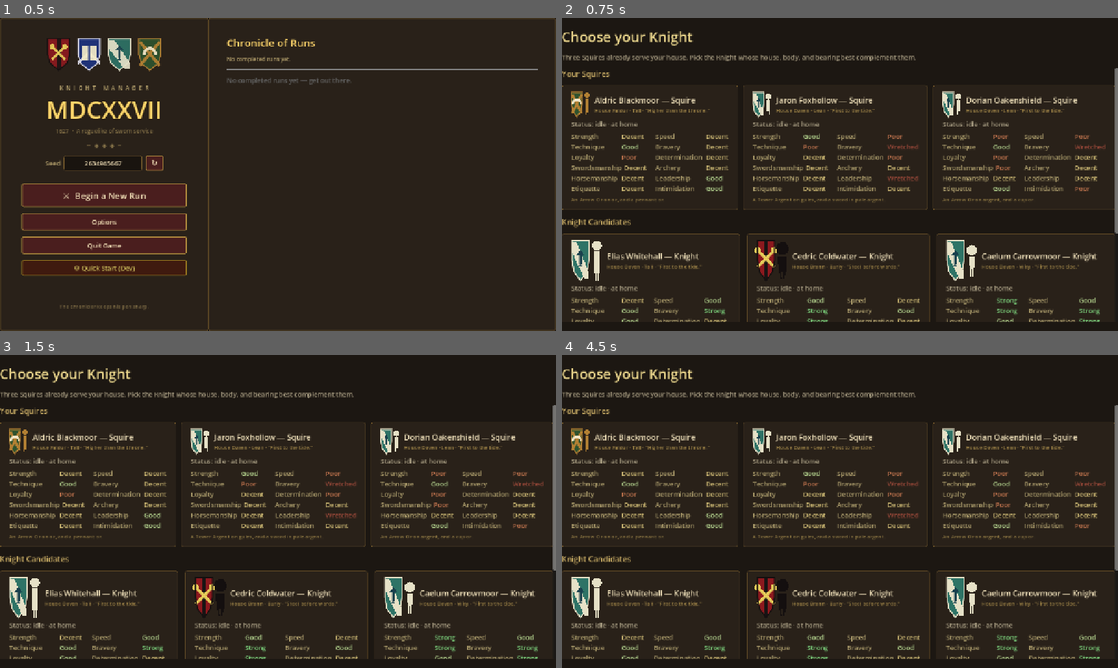
Above: before the commit, frames 1-4 (two rows, left to right).
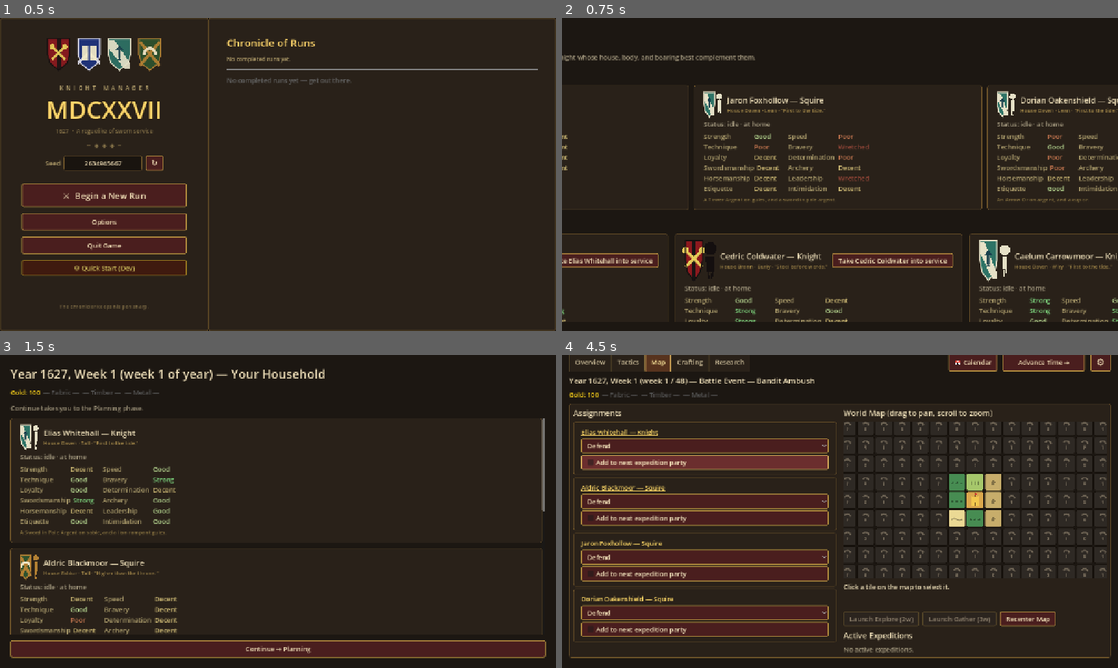
Above: after the commit, the same moments.

Repository: Jackz0Knight/KM27
Game: Godot game, scene res://scenes/Main.tscn
Same seed, same stepped clock (60 frames per second), same inputs: the game is played once before the commit and once after it.
Inputs (mouse positions are in pixels of both pictures, inside the frame that each line leads up to):
- Up to frame 1 (0.5 s): no input
- Up to frame 2 (0.75 s): click "⚔ Begin a New Run" at 0.5 s
- Up to frame 3 (1.5 s): click (38, 599) at 1.25 s, where only the run after the commit has a clickable "Take Elias Whitehall into ser…"
- Up to frame 4 (4.5 s): click (840, 649) at 2 s, where only the run after the commit has a clickable "Continue → Planning"; click (840, 420) at 2.75 s, where only the run after the commit has a clickable "Begin"; click (706, 461) at 3.5 s, where only the run after the commit has a clickable "Add to next expedition party"; click (706, 461) at 4.25 s, where only the run after the commit has a clickable "Add to next expedition party"

Frame 1 is identical in both runs. In frame 2, 16% of the frame differs, in the area x 0-100%, y 4-98%; in frame 3, 21%; in frame 4, 35%, in the area x 0-100%, y 0-98%.

Commit message:
fix(ui): unblock chooser + stop overflow on overview screens
Three follow-ups after the chronicle/heraldry additions made unit cards
tall enough to overflow several screens.

- Knight Chooser: the "Take into service" button lived at the bottom of
  the card, past the chronicle paragraph + oath, so at 1080p the player
  couldn't reach it and got stuck on the chooser. Moved into the header
  row next to the name (UnitCard.build) so it's always visible whether
  or not the rest scrolls. Squires + Planning Overview cards don't pass
  on_choose, so no button renders for them.

- Planning Overview tab: RosterCards was a bare VBoxContainer with no
  scroll wrapper. Wrapped in OverviewScroll (ScrollContainer,
  horizontal_scroll_mode=DISABLED) and re-pointed the @onready.

- Knight Overview: the 3-column Columns HBox had no scroll either, so
  the heroic chronicle card + stats blocks + recent-activity column
  could push content off-screen. Wrapped Columns in ColumnsScroll and
  re-pointed every @onready in knight_overview.gd.

Co-Authored-By: Claude Opus 4.7 <noreply@anthropic.com>

Diff:
--- a/scenes/screens/knight_overview.tscn
+++ b/scenes/screens/knight_overview.tscn
@@ -56,18 +56,24 @@
 theme_override_font_sizes/font_size = 18
 modulate = Color(0.78, 0.78, 0.78, 1)
 
-[node name="Columns" type="HBoxContainer" parent="Margin/VBox"]
+[node name="ColumnsScroll" type="ScrollContainer" parent="Margin/VBox"]
 layout_mode = 2
+size_flags_vertical = 3
+horizontal_scroll_mode = 0
+
+[node name="Columns" type="HBoxContainer" parent="Margin/VBox/ColumnsScroll"]
+layout_mode = 2
+size_flags_horizontal = 3
 size_flags_vertical = 3
 theme_override_constants/separation = 18
 
-[node name="LeftCol" type="VBoxContainer" parent="Margin/VBox/Columns"]
+[node name="LeftCol" type="VBoxContainer" parent="Margin/VBox/ColumnsScroll/Columns"]
 layout_mode = 2
 size_flags_horizontal = 3
 size_flags_stretch_ratio = 1.1
 theme_override_constants/separation = 10
 
-[node name="ChronicleSlot" type="VBoxContainer" parent="Margin/VBox/Columns/LeftCol"]
+[node name="ChronicleSlot" type="VBoxContainer" parent="Margin/VBox/ColumnsScroll/Columns/LeftCol"]
 layout_mode = 2
 size_flags_vertical = 3
 theme_override_constants/separation = 8
@@ -78,18 +84,18 @@
 size_flags_stretch_ratio = 1.0
 theme_override_constants/separation = 8
 
-[node name="StatsHeader" type="Label" parent="Margin/VBox/Columns/MidCol"]
+[node name="StatsHeader" type="Label" parent="Margin/VBox/ColumnsScroll/Columns/MidCol"]
 layout_mode = 2
 text = "Stats"
 theme_override_font_sizes/font_size = 22
 theme_override_colors/font_color = Color(0.92, 0.84, 0.55, 1)
 
-[node name="StatsTotal" type="Label" parent="Margin/VBox/Columns/MidCol"]
+[node name="StatsTotal" type="Label" parent="Margin/VBox/ColumnsScroll/Columns/MidCol"]
 layout_mode = 2
 text = "Total: ?"
 modulate = Color(0.78, 0.78, 0.78, 1)
 
-[node name="StatsBlocks" type="VBoxContainer" parent="Margin/VBox/Columns/MidCol"]
+[node name="StatsBlocks" type="VBoxContainer" parent="Margin/VBox/ColumnsScroll/Columns/MidCol"]
 layout_mode = 2
 size_flags_vertical = 3
 theme_override_constants/separation = 10
@@ -100,27 +106,27 @@
 size_flags_stretch_ratio = 0.9
 theme_override_constants/separation = 10
 
-[node name="TaskHeader" type="Label" parent="Margin/VBox/Columns/RightCol"]
+[node name="TaskHeader" type="Label" parent="Margin/VBox/ColumnsScroll/Columns/RightCol"]
 layout_mode = 2
 text = "Current Status"
 theme_override_font_sizes/font_size = 22
 theme_override_colors/font_color = Color(0.92, 0.84, 0.55, 1)
 
-[node name="TaskInfo" type="VBoxContainer" parent="Margin/VBox/Columns/RightCol"]
+[node name="TaskInfo" type="VBoxContainer" parent="Margin/VBox/ColumnsScroll/Columns/RightCol"]
 layout_mode = 2
 theme_override_constants/separation = 4
 
-[node name="HistoryHeader" type="Label" parent="Margin/VBox/Columns/RightCol"]
+[node name="HistoryHeader" type="Label" parent="Margin/VBox/ColumnsScroll/Columns/RightCol"]
 layout_mode = 2
 text = "Recent Activity"
 theme_override_font_sizes/font_size = 22
 theme_override_colors/font_color = Color(0.92, 0.84, 0.55, 1)
 
-[node name="HistoryScroll" type="ScrollContainer" parent="Margin/VBox/Columns/RightCol"]
+[node name="HistoryScroll" type="ScrollContainer" parent="Margin/VBox/ColumnsScroll/Columns/RightCol"]
 layout_mode = 2
 size_flags_vertical = 3
 
-[node name="HistoryInfo" type="VBoxContainer" parent="Margin/VBox/Columns/RightCol/HistoryScroll"]
+[node name="HistoryInfo" type="VBoxContainer" parent="Margin/VBox/ColumnsScroll/Columns/RightCol/HistoryScroll"]
 layout_mode = 2
 size_flags_horizontal = 3
 theme_override_constants/separation = 4
--- a/scenes/screens/planning.tscn
+++ b/scenes/screens/planning.tscn
@@ -120,10 +120,15 @@
 text = "Click a name to open the Knight's full overview."
 modulate = Color(0.72, 0.72, 0.72, 1)
 
-[node name="RosterCards" type="VBoxContainer" parent="Margin/VBox/Content/Overview"]
-layout_mode = 2
-size_flags_horizontal = 3
-size_flags_vertical = 3
+[node name="OverviewScroll" type="ScrollContainer" parent="Margin/VBox/Content/Overview"]
+layout_mode = 2
+size_flags_horizontal = 3
+size_flags_vertical = 3
+horizontal_scroll_mode = 0
+
+[node name="RosterCards" type="VBoxContainer" parent="Margin/VBox/Content/Overview/OverviewScroll"]
+layout_mode = 2
+size_flags_horizontal = 3
 theme_override_constants/separation = 10
 
 [node name="Tactics" type="VBoxContainer" parent="Margin/VBox/Content"]
--- a/scripts/screens/knight_overview.gd
+++ b/scripts/screens/knight_overview.gd
@@ -47,11 +47,11 @@
 
 @onready var header_lbl: Label = $Margin/VBox/Header
 @onready var sub_header_lbl: Label = $Margin/VBox/SubHeader
-@onready var chronicle_slot: VBoxContainer = $Margin/VBox/Columns/LeftCol/ChronicleSlot
-@onready var stats_total_lbl: Label = $Margin/VBox/Columns/MidCol/StatsTotal
-@onready var stats_blocks: VBoxContainer = $Margin/VBox/Columns/MidCol/StatsBlocks
-@onready var task_info: VBoxContainer = $Margin/VBox/Columns/RightCol/TaskInfo
-@onready var history_info: VBoxContainer = $Margin/VBox/Columns/RightCol/HistoryScroll/HistoryInfo
+@onready var chronicle_slot: VBoxContainer = $Margin/VBox/ColumnsScroll/Columns/LeftCol/ChronicleSlot
+@onready var stats_total_lbl: Label = $Margin/VBox/ColumnsScroll/Columns/MidCol/StatsTotal
+@onready var stats_blocks: VBoxContainer = $Margin/VBox/ColumnsScroll/Columns/MidCol/StatsBlocks
+@onready var task_info: VBoxContainer = $Margin/VBox/ColumnsScroll/Columns/RightCol/TaskInfo
+@onready var history_info: VBoxContainer = $Margin/VBox/ColumnsScroll/Columns/RightCol/HistoryScroll/HistoryInfo
 @onready var back_btn: Button = $Margin/VBox/TopBar/BackBtn
 @onready var settings_btn: Button = $Margin/VBox/TopBar/SettingsBtn
 
--- a/scripts/screens/planning.gd
+++ b/scripts/screens/planning.gd
@@ -31,7 +31,7 @@
 @onready var status_lbl: Label            = $Margin/VBox/StatusLabel
 
 # Overview tab.
-@onready var roster_cards: VBoxContainer = $Margin/VBox/Content/Overview/RosterCards
+@onready var roster_cards: VBoxContainer = $Margin/VBox/Content/Overview/OverviewScroll/RosterCards
 
 # Tactics tab.
 @onready var tactics_upcoming_list: VBoxContainer = $Margin/VBox/Content/Tactics/TacticsUpcoming/UpcomingList
--- a/scripts/ui/unit_card.gd
+++ b/scripts/ui/unit_card.gd
@@ -84,6 +84,15 @@
 	name_block.size_flags_vertical = Control.SIZE_SHRINK_CENTER
 	name_block.add_theme_constant_override("separation", 2)
 	header_row.add_child(name_block)
+
+	# When a chooser button is wired up, render it inline with the name so the
+	# user can recruit without scrolling past the chronicle that follows.
+	if on_choose.is_valid() and choose_label != "":
+		var choose_btn := Button.new()
+		choose_btn.text = choose_label
+		choose_btn.size_flags_vertical = Control.SIZE_SHRINK_CENTER
+		choose_btn.pressed.connect(on_choose)
+		header_row.add_child(choose_btn)
 
 	# Name — include earned epithet when set.
 	var display_name: String = unit.unit_name
@@ -213,10 +222,7 @@
 			oath_lbl.autowrap_mode = TextServer.AUTOWRAP_WORD
 			vbox.add_child(oath_lbl)
 
-	if on_choose.is_valid() and choose_label != "":
-		var btn := Button.new()
-		btn.text = choose_label
-		btn.pressed.connect(on_choose)
-		vbox.add_child(btn)
+	# (Choose button is now rendered in the header row so it stays visible
+	# without scrolling past the chronicle.)
 
 	return panel
Not shown, changed: ROADMAP.md
